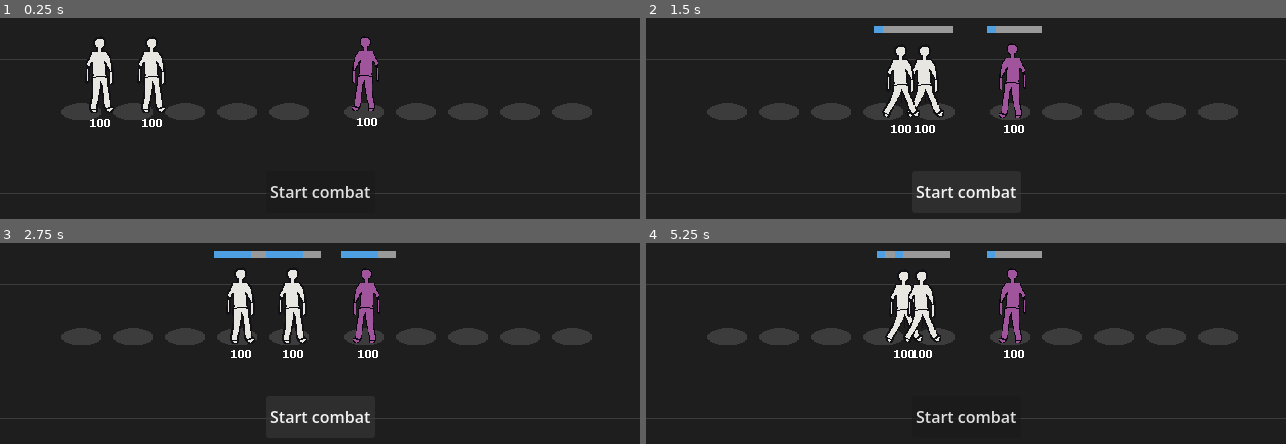
Above: before the commit, frames 1-4 (two rows, left to right).
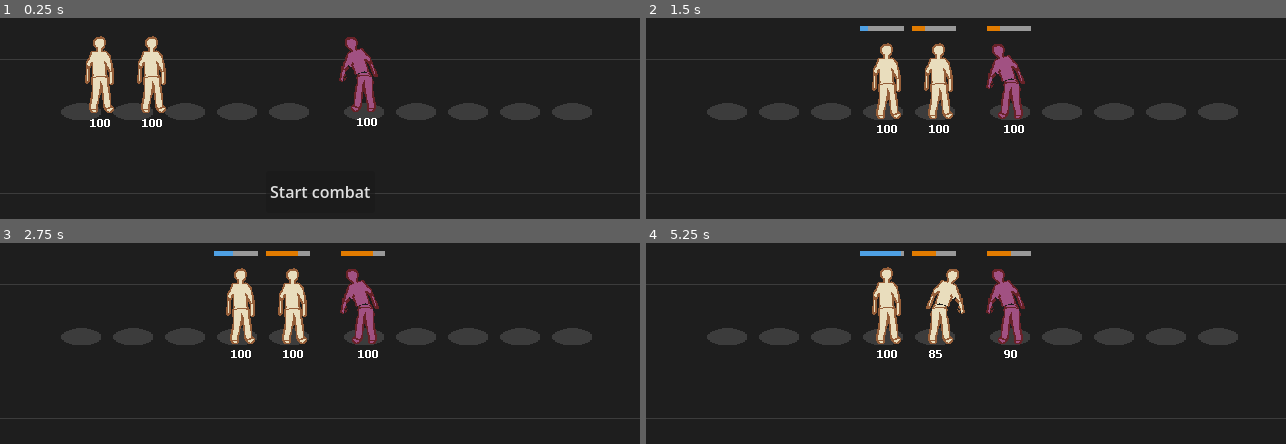
Above: after the commit, the same moments.

Repository: kalbert45/SafetyBureau
Game: Godot game, scene res://Common/Rooms/Combat/CombatRoom.tscn
The game is run twice, just before and just after one commit, with the same random seed, the same clock (stepped at 60 frames per second) and the same inputs. This scene is started directly instead of the project's main scene.
Inputs (mouse positions are in pixels of both pictures, inside the frame that each line leads up to):
- Up to frame 1 (0.25 s): no input
- Up to frame 2 (1.5 s): click "Start combat" at 0.5 s; click (966, 192) at 1.25 s, where only the run before the commit has a clickable "Start combat"
- Up to frame 3 (2.75 s): click (320, 417) at 2 s, where only the run before the commit has a clickable "Start combat"
- Up to frame 4 (5.25 s): tap Enter at 2.75, 4.25 s; move the mouse to (882, 325) at 2.77 s; press the mouse at (882, 325) at 2.78 s; tap Space at 3.5, 5 s; move the mouse to (882, 325) at 3.52 s; release the mouse at (882, 325) at 3.53 s; click (882, 325) at 3.6 s; move the mouse to (1004, 325) at 4.27 s; press the mouse at (1004, 325) at 4.28 s; move the mouse to (934, 387) at 5.02 s; release the mouse at (934, 387) at 5.03 s; click (934, 387) at 5.1 s

The runs differ from the first frame. In frame 1, 3.6% of the frame differs, in the area x 13-60%, y 8-48%; in frame 2, 5.6%; in frame 3, 4.7%; in frame 4, 5.9%, in the area x 33-62%, y 3-90%.

Commit message:
barebones combat finished. working on vibe and concept

Diff:
--- a/Common/System/UI/BoardUI/board_ui.gd
+++ b/Common/System/UI/BoardUI/board_ui.gd
@@ -31,6 +31,7 @@
 		if HERO_ARR[i] == exception : continue
 		HERO_ARR[i].move_to(%HeroSlotContainer.get_child(i).global_position - global_position)
 		HERO_ARR[i].data.position_index = i
+		HERO_ARR[i].temp_data.position_index = i
 
 func setup_units() -> void:
 	for unit in get_tree().get_nodes_in_group("Units"):
@@ -49,7 +50,6 @@
 	combat_handler.handle_combat()
 
 
-
-
 func _on_start_combat_button_pressed() -> void:
 	initiate_combat()
+	$StartCombatButton.visible = false
--- a/Common/System/UI/BoardUI/combat_handler.gd
+++ b/Common/System/UI/BoardUI/combat_handler.gd
@@ -5,12 +5,16 @@
 
 
 func handle_combat() -> void:
+	# flip hero array for combat purposes
+	# also need to adjust position index for the running animation
+	HERO_ARR.reverse()
+	for i in range(HERO_ARR.size()):
+		if not is_instance_valid(HERO_ARR[i]): continue
+		HERO_ARR[i].temp_data.position_index = i
+
 	# setup arrays
 	HERO_ARR = HERO_ARR.filter(_filter_out_null)
 	ENEMY_ARR = ENEMY_ARR.filter(_filter_out_null)
-
-	# flip hero array for combat purposes
-	HERO_ARR.reverse()
 
 	arrange_units()
 
@@ -25,26 +29,41 @@
 func arrange_units() -> void:
 	for i in range(HERO_ARR.size()):
 		if not is_instance_valid(HERO_ARR[i]) : continue
-		HERO_ARR[i].move_to(%HeroSlotContainer.get_child(Constants.NUM_HERO_SLOTS - i - 1).global_position, true)
-		HERO_ARR[i].data.position_index = i
+		var hero = HERO_ARR[i]
+		hero.move_to(%HeroSlotContainer.get_child(Constants.NUM_HERO_SLOTS - i - 1).global_position, hero.temp_data.position_index != i)
+		hero.temp_data.position_index = i
+		hero.check_attack_mode()
 	for i in range(ENEMY_ARR.size()):
 		if not is_instance_valid(ENEMY_ARR[i]) : continue
-		ENEMY_ARR[i].move_to(%EnemySlotContainer.get_child(i).global_position)
-		ENEMY_ARR[i].data.position_index = i
+		var enemy = ENEMY_ARR[i]
+		enemy.move_to(%EnemySlotContainer.get_child(i).global_position, enemy.temp_data.position_index != i)
+		enemy.temp_data.position_index = i
+		enemy.check_attack_mode()
 
-func check_combat_end() -> bool:
-	return false
+func check_combat_end() -> void:
+	if HERO_ARR.is_empty() or ENEMY_ARR.is_empty():
+		for unit : Unit in get_tree().get_nodes_in_group("Units"):
+			if is_instance_valid(unit):
+				unit.stop_combat()
 
 #-----------------------
 
 func _on_damage_hero(dmg : DamageSource, target_index : int) -> void:
-	pass
+	if HERO_ARR.get(target_index):
+		HERO_ARR.get(target_index).take_damage(dmg)
 
 func _on_damage_enemy(dmg : DamageSource, target_index : int) -> void:
-	pass
+	if ENEMY_ARR.get(target_index):
+		ENEMY_ARR.get(target_index).take_damage(dmg)
 
 func _on_unit_death(unit : Unit) -> void:
-	pass
+	if unit is Hero:
+		HERO_ARR.erase(unit)
+	else:
+		ENEMY_ARR.erase(unit)
+
+	check_combat_end()
+	arrange_units()
 
 #-----------------------
 func _filter_out_null(x) -> bool:
--- a/Entities/Units/ClassDef/CDcomponent.gd
+++ b/Entities/Units/ClassDef/CDcomponent.gd
@@ -5,6 +5,8 @@
 
 var disabled := false
 var attack_mode := false
+
+var unit_temp_data : UnitData = UnitData.new()
 
 @onready var attack_cd_timer = $AttackCDTimer
 @onready var ability_cd_timer = $AbilityCDTimer
@@ -23,15 +25,18 @@
 	ability_cd_progress.value = 100.0 - (100.0 * ability_cd_timer.time_left / ability_cd_timer.cooldown)
 	attack_cd_progress.value = 100.0 - (100.0 * attack_cd_timer.time_left / attack_cd_timer.cooldown)
 
-func start(_attack_mode : bool = false) -> void:
+func start() -> void:
 	disabled = false
-	attack_mode = _attack_mode
+
+	attack_cd_timer.cooldown = unit_temp_data.attack_cd
+	ability_cd_timer.cooldown = unit_temp_data.ability_cd
+
 	if attack_mode:
 		attack_cd_progress.visible = true
-		attack_cd_timer.start_timer()
+		attack_cd_timer.start_timer(unit_temp_data.attack_cd)
 	else:
 		ability_cd_progress.visible = true
-		ability_cd_timer.start_timer()
+		ability_cd_timer.start_timer(unit_temp_data.ability_cd)
 
 func stop() -> void:
 	disabled = true
@@ -42,15 +47,18 @@
 	attack_cd_progress.visible = false
 
 func shift_to_attack_mode() -> void:
+	if attack_mode : return
 	attack_mode = true
+	if disabled : return
 	ability_cd_timer.stop()
 	ability_cd_progress.visible = false
-	attack_cd_timer.start_timer()
+	attack_cd_timer.start_timer(unit_temp_data.attack_cd)
 	attack_cd_progress.visible = true
 
 func _on_attack_cd_timer_timeout() -> void:
+	if disabled : return
 	emit_signal("use_attack")
 
-
 func _on_ability_cd_timer_timeout() -> void:
+	if disabled : return
 	emit_signal("use_ability")
--- a/Entities/Units/ClassDef/CDcomponent.tscn
+++ b/Entities/Units/ClassDef/CDcomponent.tscn
@@ -33,8 +33,8 @@
 [node name="AttackCDProgress" type="ProgressBar" parent="." unique_id=1486459391]
 visible = false
 layout_mode = 0
-offset_right = 55.0
-offset_bottom = 7.0
+offset_right = 44.0
+offset_bottom = 5.0
 theme_override_styles/background = SubResource("StyleBoxFlat_owcce")
 theme_override_styles/fill = SubResource("StyleBoxFlat_wqi87")
 value = 40.0
@@ -43,8 +43,8 @@
 [node name="AbilityCDProgress" type="ProgressBar" parent="." unique_id=1931297841]
 visible = false
 layout_mode = 0
-offset_right = 55.0
-offset_bottom = 7.0
+offset_right = 44.0
+offset_bottom = 5.0
 theme_override_styles/background = SubResource("StyleBoxFlat_yt8ro")
 theme_override_styles/fill = SubResource("StyleBoxFlat_kx4li")
 value = 50.0
--- a/Entities/Units/ClassDef/Unit.tscn
+++ b/Entities/Units/ClassDef/Unit.tscn
@@ -10,6 +10,7 @@
 
 [sub_resource type="Animation" id="Animation_wve3x"]
 resource_name = "attack"
+step = 0.2
 
 [sub_resource type="Animation" id="Animation_frdbc"]
 resource_name = "death"
--- a/Entities/Units/ClassDef/UnitData.gd
+++ b/Entities/Units/ClassDef/UnitData.gd
@@ -1,3 +1,19 @@
 class_name UnitData extends Resource
 
 @export var position_index := 0
+@export var attack_range := 1
+
+@export_category("BASIC STATS")
+@export var health := 100
+@export var defense := 0
+
+@export var attack_cd := 3.0
+@export var attack_power := 0
+@export var attack_haste := 0
+
+@export var ability_cd := 5.0
+@export var ability_power := 0
+@export var ability_haste := 0
+
+@export var crit := 0
+@export var omnivamp := 0
--- a/Entities/Units/ClassDef/unit.gd
+++ b/Entities/Units/ClassDef/unit.gd
@@ -9,6 +9,8 @@
 
 var _tween : Tween
 
+var temp_data : UnitData
+
 var max_health := 100 :
 	set(value):
 		max_health = value
@@ -17,20 +19,23 @@
 	set(value):
 		current_health = clampi(value, 0, max_health)
 		health_component.health = current_health
+		if current_health <= 0:
+			handle_death()
 var shield := 0:
 	set(value):
 		shield = maxi(0, value)
 		health_component.shield = shield
 
 
-@onready var sprite = $Sprite2D
-@onready var animation_player = $AnimationPlayer
+@onready var sprite : Sprite2D = $Sprite2D
+@onready var animation_player : AnimationPlayer = $AnimationPlayer
 @onready var health_component : HealthComponent = $HealthComponent
 @onready var cd_component : CDComponent = $CDComponent
 
 func _ready() -> void:
 	cd_component.use_attack.connect(use_attack)
 	cd_component.use_ability.connect(use_ability)
+
 
 #----------- LOCALLY DEFINED -----------------
 func start_combat() -> void:
@@ -42,13 +47,30 @@
 func use_attack() -> void:
 	pass
 
+func process_attack() -> void:
+	pass
+
 func use_ability() -> void:
 	pass
 
+func process_ability() -> void:
+	pass
+
+func handle_death() -> void:
+	cd_component.stop()
+	animation_player.play("death")
+	emit_signal("death")
+
+
 func take_damage(dmg : DamageSource) -> int:
-	return 0
+	self.current_health -= dmg.amount
+	return dmg.amount
 
 #----------------------------------------------------
+
+func check_attack_mode() -> void:
+	if temp_data.position_index <= temp_data.attack_range - 1:
+		cd_component.shift_to_attack_mode()
 
 func move_to(p : Vector2, running : bool = false) -> void:
 	if _tween and _tween.is_running():
--- a/Entities/Units/Enemies/ClassDef/enemy.gd
+++ b/Entities/Units/Enemies/ClassDef/enemy.gd
@@ -1,6 +1,13 @@
 class_name Enemy extends Unit
 
 @export var data : EnemyData
+
+func _ready() -> void:
+	super()
+	temp_data = data.duplicate()
+	cd_component.unit_temp_data = temp_data
+
+#-----------------------------
 
 func start_combat() -> void:
 	cd_component.start()
@@ -9,7 +16,15 @@
 	cd_component.stop()
 
 func use_attack() -> void:
-	print("use attack")
+	animation_player.play("attack")
+
+func process_attack() -> void:
+	var dmg = DamageSource.new()
+	dmg.amount = 15
+	emit_signal("damage_hero", dmg, 0)
 
 func use_ability() -> void:
-	print("use_ability")
+	animation_player.play("ability")
+
+func process_ability() -> void:
+	pass
--- a/Entities/Units/Enemies/ClassDef/enemy.tscn
+++ b/Entities/Units/Enemies/ClassDef/enemy.tscn
@@ -2,6 +2,116 @@
 
 [ext_resource type="PackedScene" uid="uid://bsx07jr5ix1km" path="res://Entities/Units/ClassDef/Unit.tscn" id="1_riv4b"]
 [ext_resource type="Script" uid="uid://5m0m1ajiau0a" path="res://Entities/Units/Enemies/ClassDef/enemy.gd" id="2_ax05m"]
+[ext_resource type="Texture2D" uid="uid://b2hlxny8w3oos" path="res://Entities/Units/ClassDef/filler_unit-spritesheet.png" id="3_m7b8a"]
+
+[sub_resource type="Animation" id="Animation_ofakj"]
+length = 0.001
+tracks/0/type = "value"
+tracks/0/imported = false
+tracks/0/enabled = true
+tracks/0/path = NodePath("Sprite2D:frame")
+tracks/0/interp = 1
+tracks/0/loop_wrap = true
+tracks/0/keys = {
+"times": PackedFloat32Array(0),
+"transitions": PackedFloat32Array(1),
+"update": 1,
+"values": [5]
+}
+
+[sub_resource type="Animation" id="Animation_ax05m"]
+resource_name = "ability"
+length = 0.40002000596076254
+step = 0.2
+tracks/0/type = "value"
+tracks/0/imported = false
+tracks/0/enabled = true
+tracks/0/path = NodePath("Sprite2D:frame")
+tracks/0/interp = 1
+tracks/0/loop_wrap = true
+tracks/0/keys = {
+"times": PackedFloat32Array(0, 0.2),
+"transitions": PackedFloat32Array(1, 1),
+"update": 1,
+"values": [4, 5]
+}
+tracks/1/type = "method"
+tracks/1/imported = false
+tracks/1/enabled = true
+tracks/1/path = NodePath(".")
+tracks/1/interp = 1
+tracks/1/loop_wrap = true
+tracks/1/keys = {
+"times": PackedFloat32Array(0.4),
+"transitions": PackedFloat32Array(1),
+"values": [{
+"args": [],
+"method": &"process_ability"
+}]
+}
+
+[sub_resource type="Animation" id="Animation_m7b8a"]
+resource_name = "attack"
+length = 0.40002000596076254
+step = 0.2
+tracks/0/type = "value"
+tracks/0/imported = false
+tracks/0/enabled = true
+tracks/0/path = NodePath("Sprite2D:frame")
+tracks/0/interp = 1
+tracks/0/loop_wrap = true
+tracks/0/keys = {
+"times": PackedFloat32Array(0, 0.2),
+"transitions": PackedFloat32Array(1, 1),
+"update": 1,
+"values": [4, 5]
+}
+tracks/1/type = "method"
+tracks/1/imported = false
+tracks/1/enabled = true
+tracks/1/path = NodePath(".")
+tracks/1/interp = 1
+tracks/1/loop_wrap = true
+tracks/1/keys = {
+"times": PackedFloat32Array(0.4),
+"transitions": PackedFloat32Array(1),
+"values": [{
+"args": [],
+"method": &"process_attack"
+}]
+}
+
+[sub_resource type="Animation" id="Animation_gj2ly"]
+resource_name = "death"
+
+[sub_resource type="Animation" id="Animation_qxdsp"]
+resource_name = "idle"
+
+[sub_resource type="Animation" id="Animation_4h3qu"]
+resource_name = "run"
+
+[sub_resource type="Animation" id="Animation_clb8u"]
+resource_name = "stagger"
+
+[sub_resource type="AnimationLibrary" id="AnimationLibrary_ofakj"]
+_data = {
+&"RESET": SubResource("Animation_ofakj"),
+&"ability": SubResource("Animation_ax05m"),
+&"attack": SubResource("Animation_m7b8a"),
+&"death": SubResource("Animation_gj2ly"),
+&"idle": SubResource("Animation_qxdsp"),
+&"run": SubResource("Animation_4h3qu"),
+&"stagger": SubResource("Animation_clb8u")
+}
 
 [node name="Enemy" unique_id=1767766882 instance=ExtResource("1_riv4b")]
 script = ExtResource("2_ax05m")
+data = null
+
+[node name="Sprite2D" parent="." index="0" unique_id=1440963874]
+texture = ExtResource("3_m7b8a")
+hframes = 9
+frame = 5
+
+[node name="AnimationPlayer" parent="." index="1" unique_id=133131674]
+libraries/ = SubResource("AnimationLibrary_ofakj")
--- a/Entities/Units/Enemies/Grunt/grunt.tscn
+++ b/Entities/Units/Enemies/Grunt/grunt.tscn
@@ -3,7 +3,6 @@
 [ext_resource type="PackedScene" uid="uid://c0fop8ioc7ufn" path="res://Entities/Units/Enemies/ClassDef/enemy.tscn" id="1_7e7at"]
 
 [node name="Grunt" unique_id=1767766882 instance=ExtResource("1_7e7at")]
-data = null
 
 [node name="Sprite2D" parent="." index="0" unique_id=1440963874]
 modulate = Color(0.69, 0.36569998, 0.69, 1)
--- a/Entities/Units/Heroes/ClassDef/hero.gd
+++ b/Entities/Units/Heroes/ClassDef/hero.gd
@@ -1,6 +1,13 @@
 class_name Hero extends Unit
 
 @export var data : HeroData
+
+func _ready() -> void:
+	super()
+	temp_data = data.duplicate()
+	cd_component.unit_temp_data = temp_data
+
+#------------------------
 
 func start_combat() -> void:
 	cd_component.start()
@@ -9,10 +16,19 @@
 	cd_component.stop()
 
 func use_attack() -> void:
-	print("use attack")
+	animation_player.play("attack")
+
+func process_attack() -> void:
+	var dmg = DamageSource.new()
+	dmg.amount = 10
+	emit_signal("damage_enemy", dmg, 0)
 
 func use_ability() -> void:
-	print("use_ability")
+	animation_player.play("ability")
+
+func process_ability() -> void:
+	pass
+
 
 #--------------------------
 
--- a/Entities/Units/Heroes/ClassDef/hero.tscn
+++ b/Entities/Units/Heroes/ClassDef/hero.tscn
@@ -40,6 +40,20 @@
 "update": 1,
 "values": [4, 5]
 }
+tracks/1/type = "method"
+tracks/1/imported = false
+tracks/1/enabled = true
+tracks/1/path = NodePath(".")
+tracks/1/interp = 1
+tracks/1/loop_wrap = true
+tracks/1/keys = {
+"times": PackedFloat32Array(0.2),
+"transitions": PackedFloat32Array(1),
+"values": [{
+"args": [],
+"method": &"process_ability"
+}]
+}
 
 [sub_resource type="Animation" id="Animation_mxyms"]
 resource_name = "attack"
@@ -56,6 +70,20 @@
 "transitions": PackedFloat32Array(1, 1),
 "update": 1,
 "values": [4, 5]
+}
+tracks/1/type = "method"
+tracks/1/imported = false
+tracks/1/enabled = true
+tracks/1/path = NodePath(".")
+tracks/1/interp = 1
+tracks/1/loop_wrap = true
+tracks/1/keys = {
+"times": PackedFloat32Array(0.2),
+"transitions": PackedFloat32Array(1),
+"values": [{
+"args": [],
+"method": &"process_attack"
+}]
 }
 
 [sub_resource type="Animation" id="Animation_ff8d8"]
--- a/project.godot
+++ b/project.godot
@@ -28,6 +28,7 @@
 
 window/size/viewport_width=640
 window/size/viewport_height=360
+window/size/mode=4
 window/stretch/mode="viewport"
 
 [editor_plugins]
Binary file changed: Common/System/UI/BoardUI/UI_MOCKUP.ase
Binary file changed: Common/System/UI/ShopUI/ShopUI_MOCKUP.ase
Binary file added: Entities/Units/ClassDef/concept_unit_tex.ase
Binary file changed: Entities/Units/ClassDef/filler_unit-spritesheet.png
Binary file changed: Entities/Units/ClassDef/filler_unit_tex.ase
